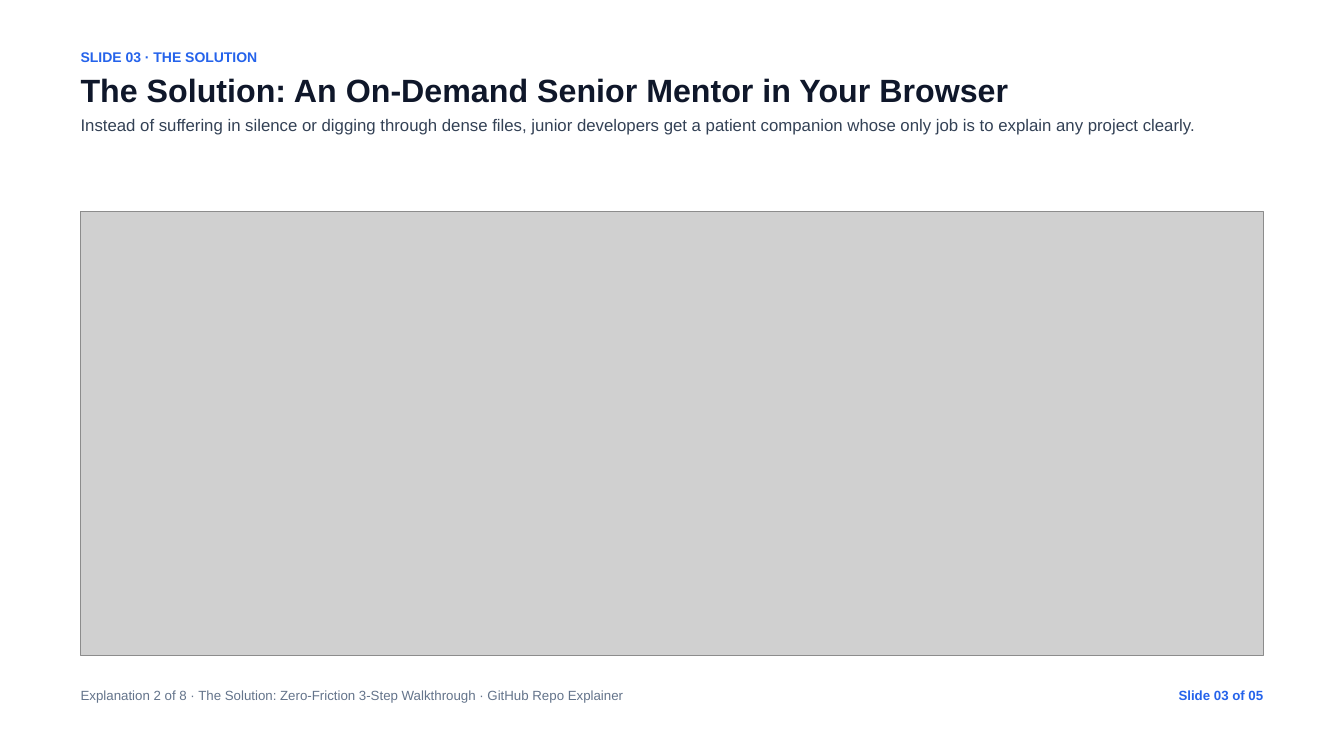
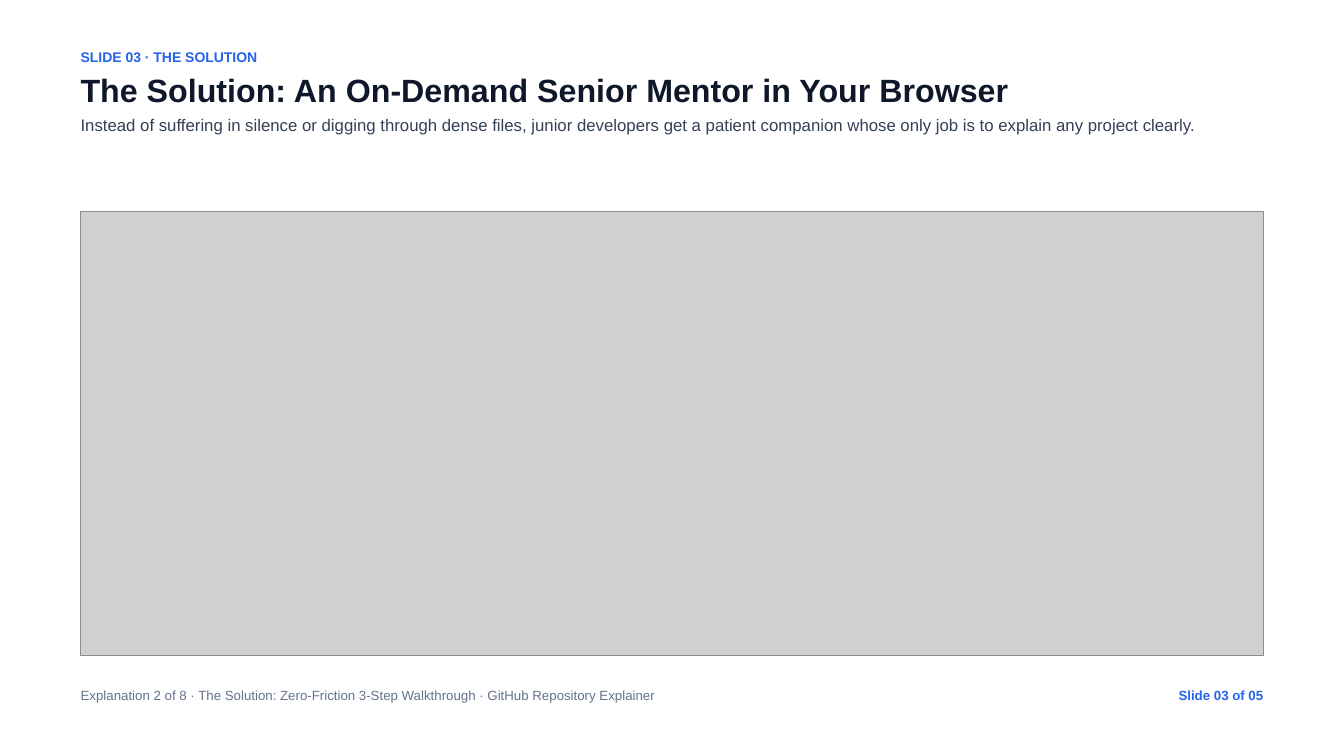
Before and after one commit to agrwl-utkarsh/mini2, a slide deck: slide 3 of presentation.pptx. Drawn at 1344x756 pixels with LibreOffice and Linux fonts; fonts in the diff are those of the drawing; grey boxes stand for pictures. Boxes give left, top, right and bottom in pixels: in the first picture for what was removed or moved away, otherwise in the second. Text is boxed around its words. In the diff, an @@ line names an element or a change of style, - is before the commit and + after.

Commit message:
Replace 'repo' with full word 'repository' across UI, API, presentation, and synopsis

```diff
--- a/presentation.pptx
+++ b/presentation.pptx
@@ text at (x1=81, y1=690, x2=654, y2=703): text changed @@
-Explanation 2 of 8 · The Solution: Zero-Friction 3-Step Walkthrough · GitHub Repo Explainer
+Explanation 2 of 8 · The Solution: Zero-Friction 3-Step Walkthrough · GitHub Repository Explainer
```
Also in this commit, not shown: 4 other slides changed, 7 other files.
